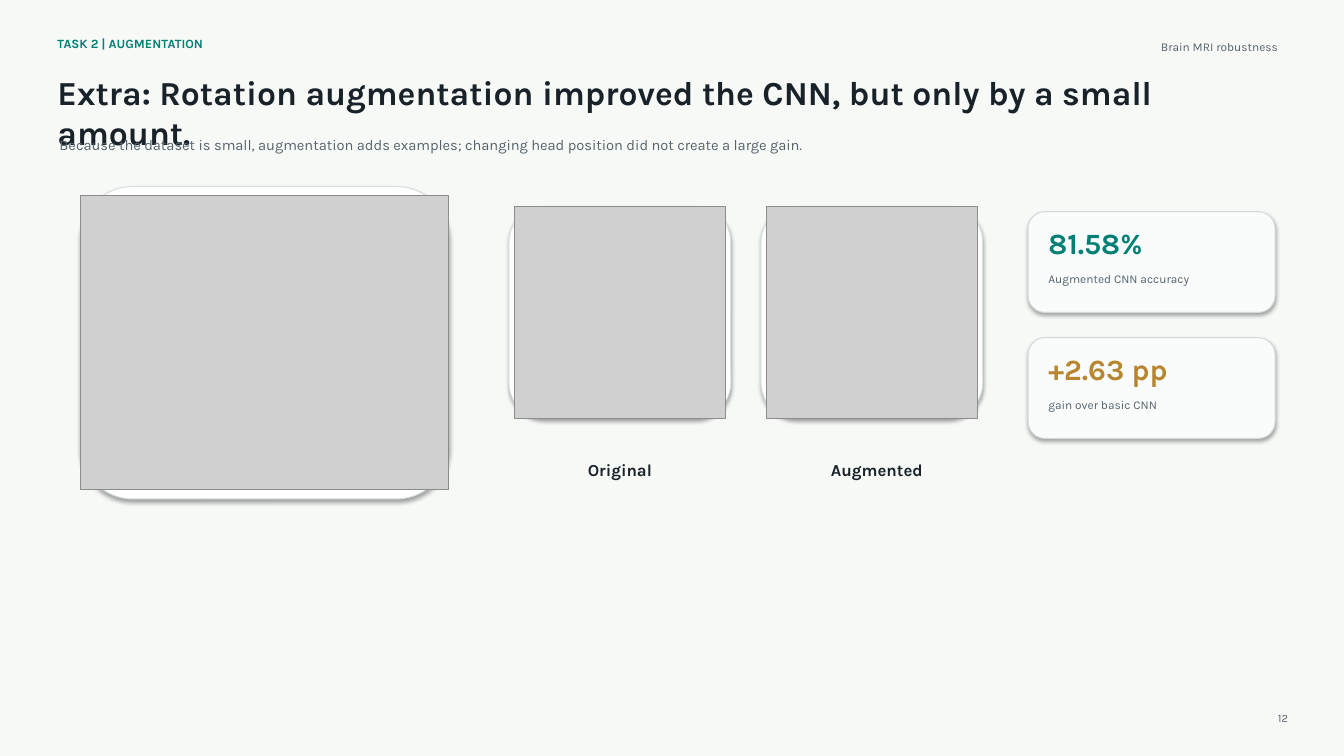
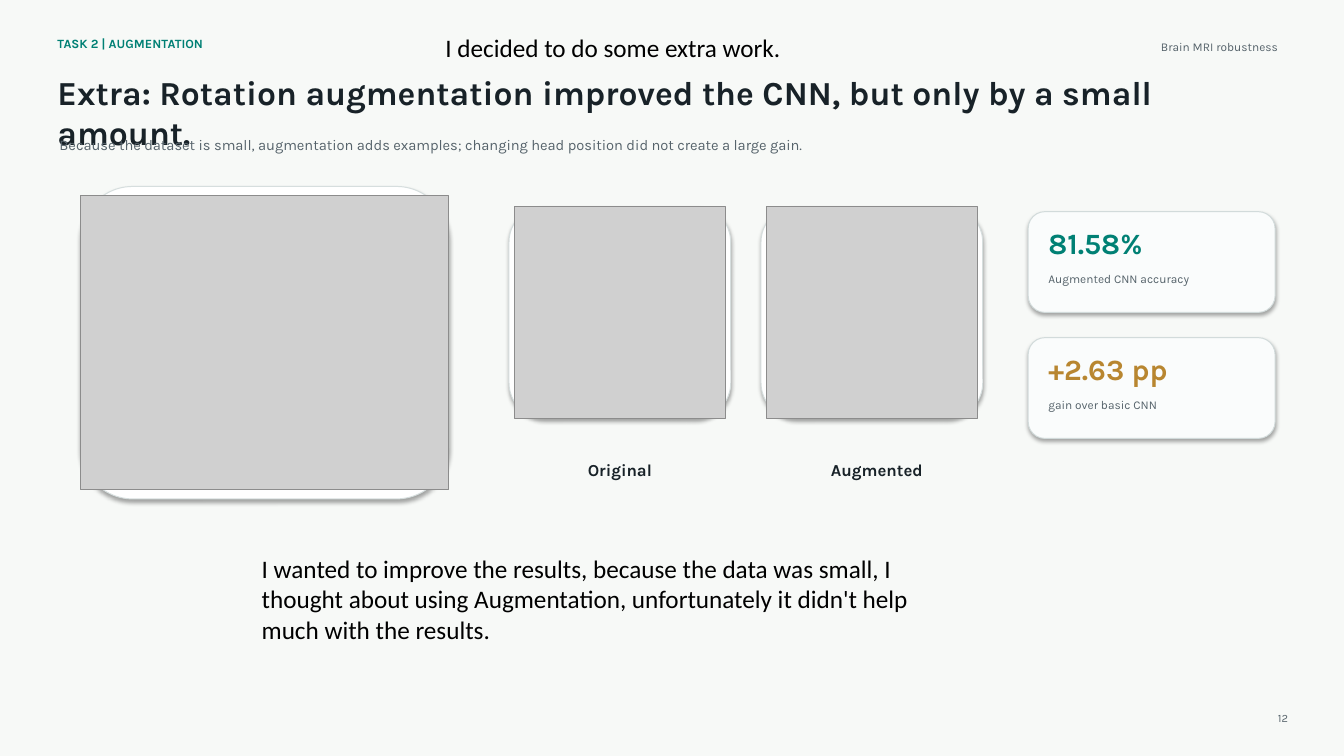
Before and after one commit to michaelkhadarkevich/Digital-Image-Processing, a slide deck: slide 14 of Brain_MRI_Project_Presentation_Improved_v2.pptx (slide 15 before the commit). Drawn at 1344x756 pixels with LibreOffice and Linux fonts; fonts in the diff are those of the drawing; grey boxes stand for pictures. Boxes give left, top, right and bottom in pixels: in the first picture for what was removed or moved away, otherwise in the second. Text is boxed around its words. In the diff, an @@ line names an element or a change of style, - is before the commit and + after.

```diff
--- a/Brain_MRI_Project_Presentation_Improved_v2.pptx
+++ b/Brain_MRI_Project_Presentation_Improved_v2.pptx
@@ text added at (445, 39, 781, 58), 18 pt, text #000000 @@
+I decided to do some extra work.
@@ text added at (262, 560, 908, 640), 18 pt, text #000000 @@
+I wanted to improve the results, because the data was small, I thought about using Augmentation, unfortunately it didn't help much with the results.
```
Also in this commit, not shown: 6 other slides changed, 1 slide removed, 2 other files.
